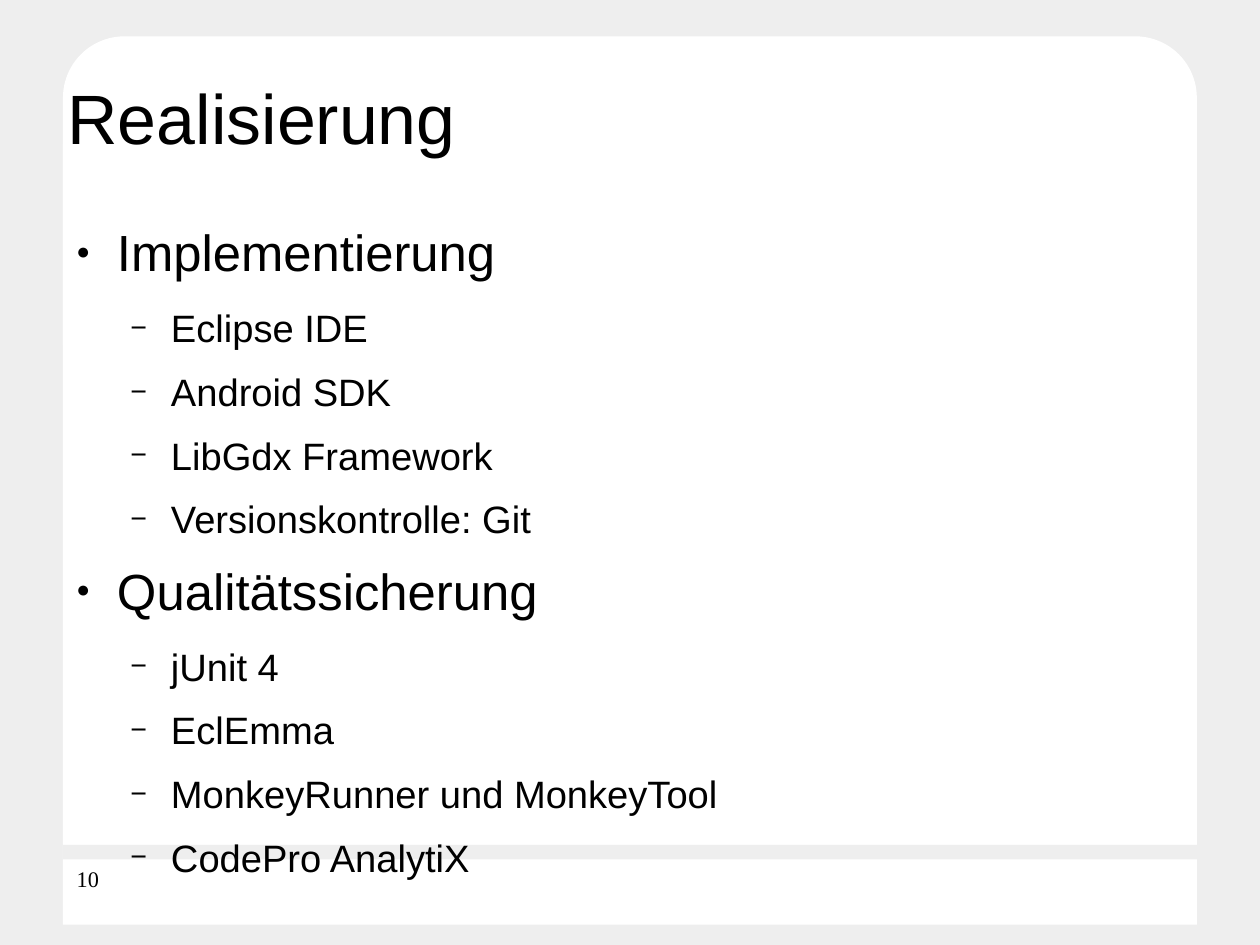
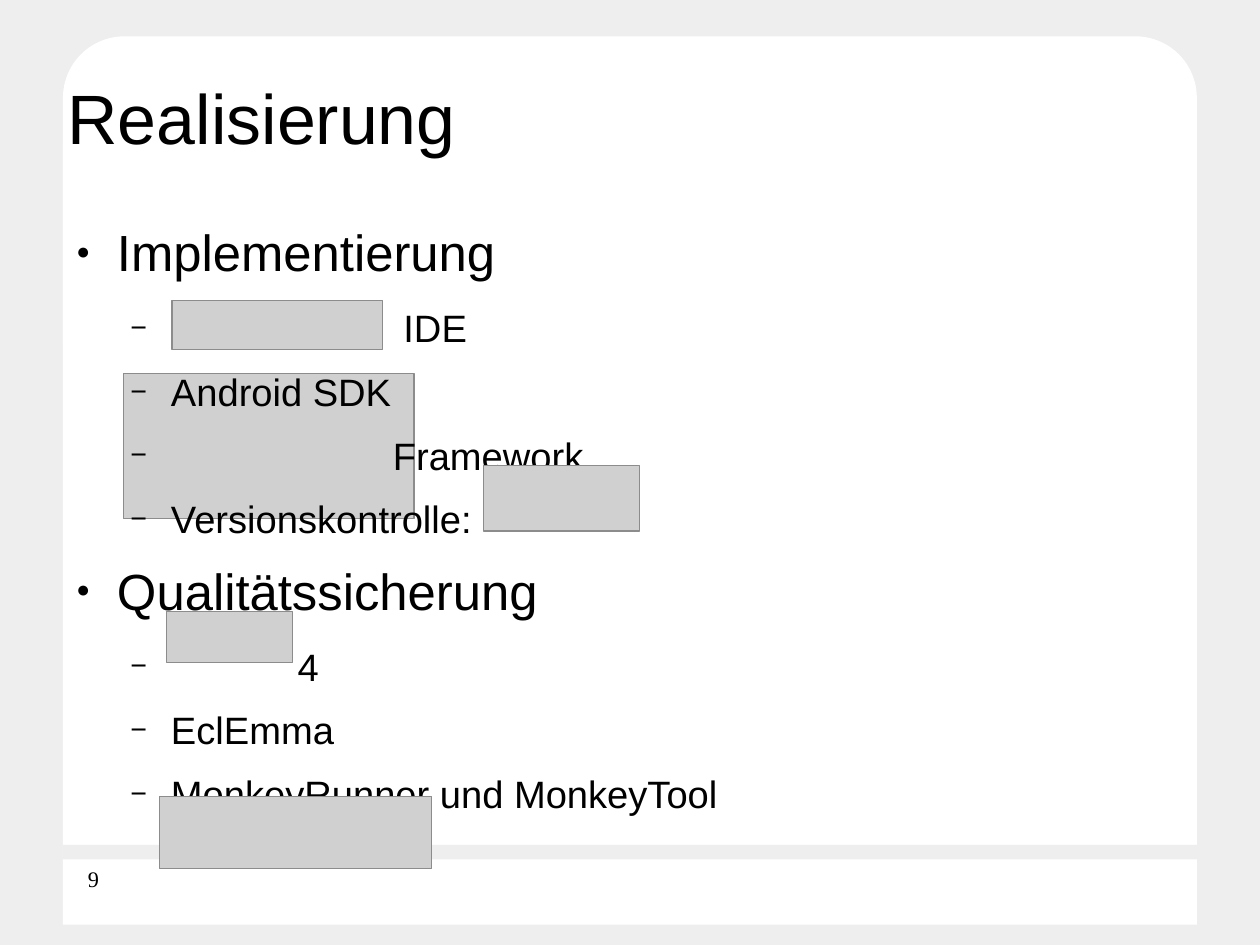
Before and after one commit to Die-anonymen-PSEler/archive, a slide deck: slide 9 of pse-5/final-presentation.odp (slide 10 before the commit). Drawn at 1260x945 pixels with LibreOffice and Linux fonts; fonts in the diff are those of the drawing; grey boxes stand for pictures; background and template pictures are left out. Boxes give left, top, right and bottom in pixels: in the first picture for what was removed or moved away, otherwise in the second. Text is boxed around its words. In the diff, an @@ line names an element or a change of style, - is before the commit and + after.

```diff
--- a/pse-5/final-presentation.odp
+++ b/pse-5/final-presentation.odp
@@ picture added at bbox=[173, 301, 383, 350] @@
@@ text at bbox=[403, 315, 466, 342]: text changed @@
-  − Eclipse IDE
+  − IDE
@@ picture added at bbox=[123, 374, 414, 519] @@
@@ text at bbox=[171, 440, 584, 541]: text changed @@
-  − LibGdx Framework
-  − Versionskontrolle: Git
+  − Framework
+  − Versionskontrolle:
@@ picture added at bbox=[484, 465, 640, 531] @@
@@ picture added at bbox=[167, 612, 293, 662] @@
@@ text at bbox=[298, 654, 319, 681]: text changed @@
-  − jUnit 4
+  − 4
@@ picture added at bbox=[160, 797, 432, 869] @@
@@ text at bbox=[171, 844, 470, 880]: paragraph removed @@
-  − CodePro AnalytiX
@@ page number at bbox=[88, 872, 99, 888]: text changed @@
-10
+9
```
Also in this commit, not shown: 6 other slides changed, 1 slide added, 2 slides removed, 15 other files.
